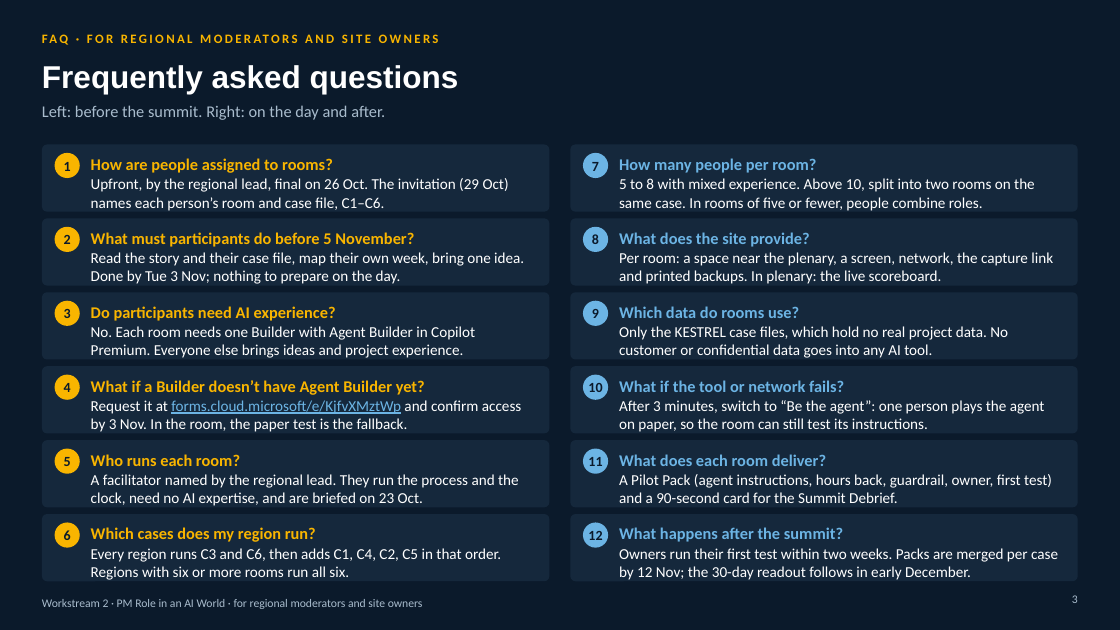
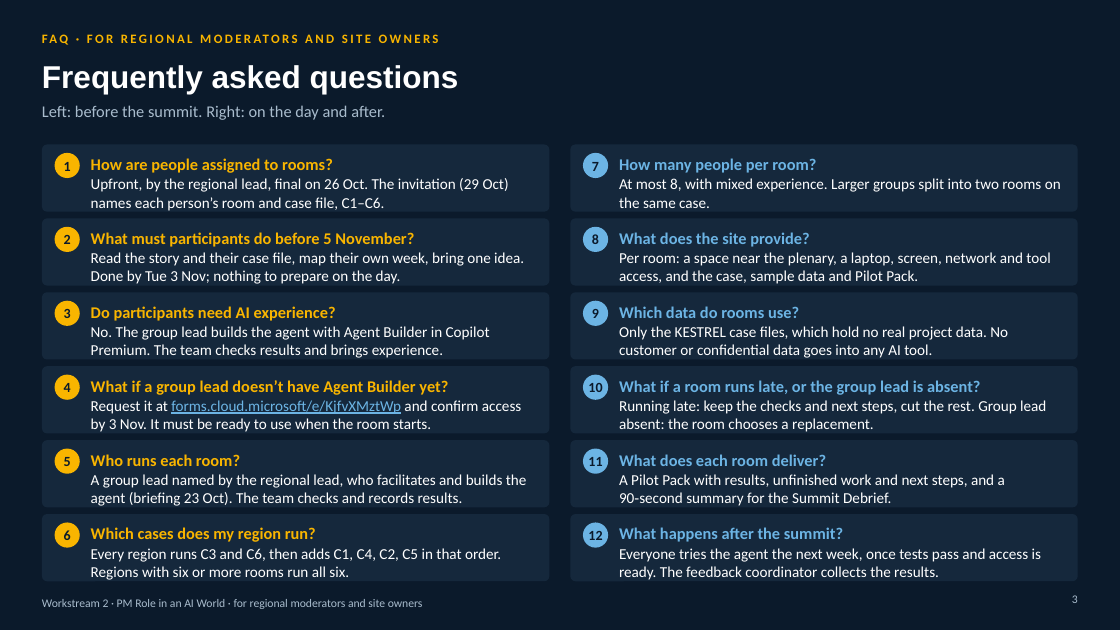
Before and after one commit to venu300676-cyber/playfield, a slide deck: slide 3 of ws2/files/branded/WS2_Site_Owner_Briefing.pptx. Drawn at 1120x630 pixels with LibreOffice and Linux fonts; fonts in the diff are those of the drawing; background and template pictures are left out. Boxes give left, top, right and bottom in pixels: in the first picture for what was removed or moved away, otherwise in the second. Text is boxed around its words. In the diff, an @@ line names an element or a change of style, - is before the commit and + after.

```diff
--- a/ws2/files/branded/WS2_Site_Owner_Briefing.pptx
+++ b/ws2/files/branded/WS2_Site_Owner_Briefing.pptx
@@ text at [619,178,1061,208]: text changed @@
-5 to 8 with mixed experience. Above 10, split into two rooms on the same case. In rooms of five or fewer, people combine roles.
+At most 8, with mixed experience. Larger groups split into two rooms on the same case.
@@ text at [619,252,1050,284]: text changed @@
-Per room: a space near the plenary, a screen, network, the capture link and printed backups. In plenary: the live scoreboard.
+Per room: a space near the plenary, a laptop, screen, network and tool access, and the case, sample data and Pilot Pack.
@@ text at [91,326,490,358]: text changed @@
-No. Each room needs one Builder with Agent Builder in Copilot Premium. Everyone else brings ideas and project experience.
+No. The group lead builds the agent with Agent Builder in Copilot Premium. The team checks results and brings experience.
@@ text at [91,380,448,395]: text changed @@
-What if a Builder doesn’t have Agent Builder yet?
+What if a group lead doesn’t have Agent Builder yet?
@@ text at [619,380,980,395]: text changed @@
-What if the tool or network fails?
+What if a room runs late, or the group lead is absent?
@@ text at [91,400,521,432]: text changed @@
-Request it at forms.cloud.microsoft/e/KjfvXMztWp and confirm access by 3 Nov. In the room, the paper test is the fallback.
+Request it at forms.cloud.microsoft/e/KjfvXMztWp and confirm access by 3 Nov. It must be ready to use when the room starts.
@@ text at [619,400,1046,432]: text changed @@
-After 3 minutes, switch to “Be the agent”: one person plays the agent on paper, so the room can still test its instructions.
+Running late: keep the checks and next steps, cut the rest. Group lead absent: the room chooses a replacement.
@@ text at [91,474,527,506]: text changed @@
-A facilitator named by the regional lead. They run the process and the clock, need no AI expertise, and are briefed on 23 Oct.
+A group lead named by the regional lead, who facilitates and builds the agent (briefing 23 Oct). The team checks and records results.
@@ text at [619,474,1005,506]: text changed @@
-A Pilot Pack (agent instructions, hours back, guardrail, owner, first test) and a 90-second card for the Summit Debrief.
+A Pilot Pack with results, unfinished work and next steps, and a 90‑second summary for the Summit Debrief.
@@ text at [619,548,1041,580]: text changed @@
-Owners run their first test within two weeks. Packs are merged per case by 12 Nov; the 30-day readout follows in early December.
+Everyone tries the agent the next week, once tests pass and access is ready. The feedback coordinator collects the results.
```
Also in this commit, not shown: 2 other slides changed, 11 other files.
